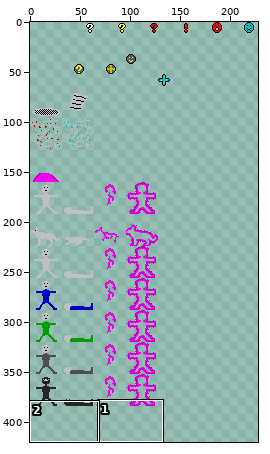
Sprite sheet, stored at assets/graphics/entities.png. The first picture is a wide view before the edit; the outline marks the close-up.
Close-up. Before the edit:
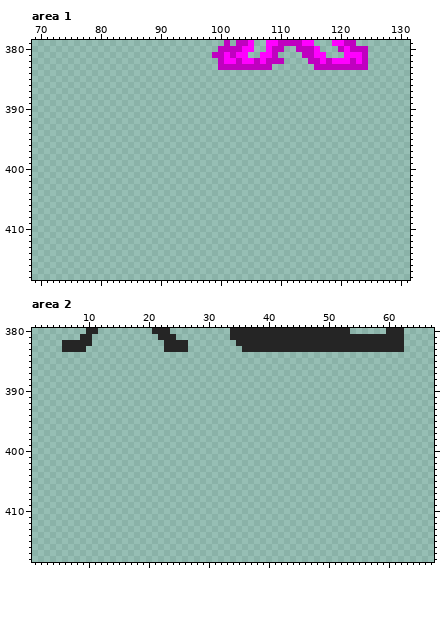
The file is 288x640 pixels. Pixels under 10% opacity are left out. Shown: area 1: x 69..131, y 379..418; area 2: x 1..67, y 380..418. The wide view leaves out empty margins.
Once edited:
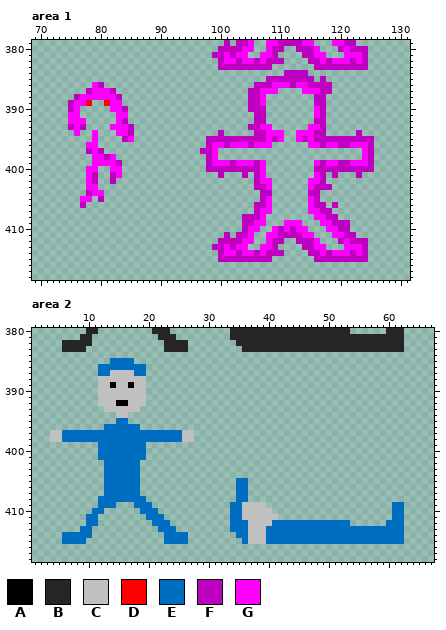
Palette (. is transparent): A #000000  B #252525  C #c0c0c0  D #ff0000  E #006ec0  F #c000c0  G #ff00ff
Difference:
Changed rows in their new state; - is an unchanged pixel.
Area 1:
first column x 75:
384 ------------------------------------FFFF-----------
385 ---------------------------------FFFFFFFF-F--------
386 ----GF-------------------------FFFGGGFGGFFFF-------
387 ---FGGGF----------------------FFGGG----GGGFF-------
388 -FGGGGGGF---------------------FFG--------FF--------
389 FGGD--DGG---------------------FFG--------FF--------
390 FG-----GGF--------------------FFF--------GF--------
391 GG------GG---------------------FF--------GF--------
392 GGG-----GF---------------------FF--------FF--------
393 FGF----GGGF-------------------FFGG------GGF--------
394 -G--G---GGF--------------F-----FFGGG--GGGFF-----F--
395 ----G----FG------------FFFFFFFFFFGFG--GFGFFFFFFFFFF
396 ---GG------------------FGGFGGGFGGG------GGFGGFFGGGF
397 ---FGF----------------FFG------------------------GF
398 ----GGFG---------------FG------------------------GF
399 ----GGGGF--------------FGGGFGGGFG--------GFGGFFGGGF
400 ---GG--GG--------------FFFFFFFFFG--------FFFFFFFFFF
401 ---GF--FG----------------F---F-FG--------GF-F---F--
402 ---GF--F-----------------------FGG------GGF--------
403 ---GG--------------------------FFG------GFFF-------
404 ---FGG--------------------------FF------FF---------
405 --GG-F--------------------------FG------GF---------
406 --F----------------------------FFG------GFF-F------
407 -------------------------------FGG------GGFF-------
408 -----------------------------FFFG--------GGFF------
409 -----------------------------FFGG---GGG---GGFFF----
410 -----------------------------FGG--GFGFGG---GGFF----
411 --------------------------F-FFG--GGFFFFGG---GGFF---
412 -------------------------FFFFGG--GFF--FFFG---FGFFF-
413 ------------------------FFGFGG--GGF----FFGG---GGGF-
414 -------------------------FGGFGGFGFFF----FFGFGGGFGF-
415 -------------------------FFFFFFFFF-------FFFFFFFFF-
Area 2:
first column x 4:
385 ----------EEEE---------------------------------------------
386 --------EEEEEEEE-------------------------------------------
387 --------EECCCCEE-------------------------------------------
388 --------CCCCCCCC-------------------------------------------
389 --------CCACCACC-------------------------------------------
390 --------CCCCCCCC-------------------------------------------
391 --------CCCCCCCC-------------------------------------------
392 --------CCCAACCC-------------------------------------------
393 ---------CCCCCC--------------------------------------------
394 -----------CC----------------------------------------------
395 -----------EE----------------------------------------------
396 ---------EEEEEE--------------------------------------------
397 CCEEEEEEEEEEEEEEEEEEEECC-----------------------------------
398 CCEEEEEEEEEEEEEEEEEEEECC-----------------------------------
399 --------EEEEEEEE-------------------------------------------
400 --------EEEEEEEE-------------------------------------------
401 --------EEEEEEEE-------------------------------------------
402 ---------EEEEEE--------------------------------------------
403 ---------EEEEEE--------------------------------------------
404 ---------EEEEEE--------------------------------------------
405 ---------EEEEEE----------------EE--------------------------
406 ---------EEEEEE----------------EE--------------------------
407 ---------EEEEEE----------------EE--------------------------
408 --------EEEEEEEE---------------EE--------------------------
409 --------EEE---EEE-------------EECCCC---------------------EE
410 -------EE------EEE------------EECCCCC--------------------EE
411 ------EE--------EEE-----------EECCCCCC-------------------EE
412 ------EE---------EEE----------EEECCCCEEEEEEEEEEEEE------EEE
413 -----EE-----------EEE---------EEECCCEEEEEEEEEEEEEEEEEEEEEEE
414 --EEEEE------------EEEE--------EECCCEEEEEEEEEEEEEEEEEEEEEEE
415 --EEEE-------------EEEE---------ECCCEEEEEEEEEEEEEEEEEEEEEEE
